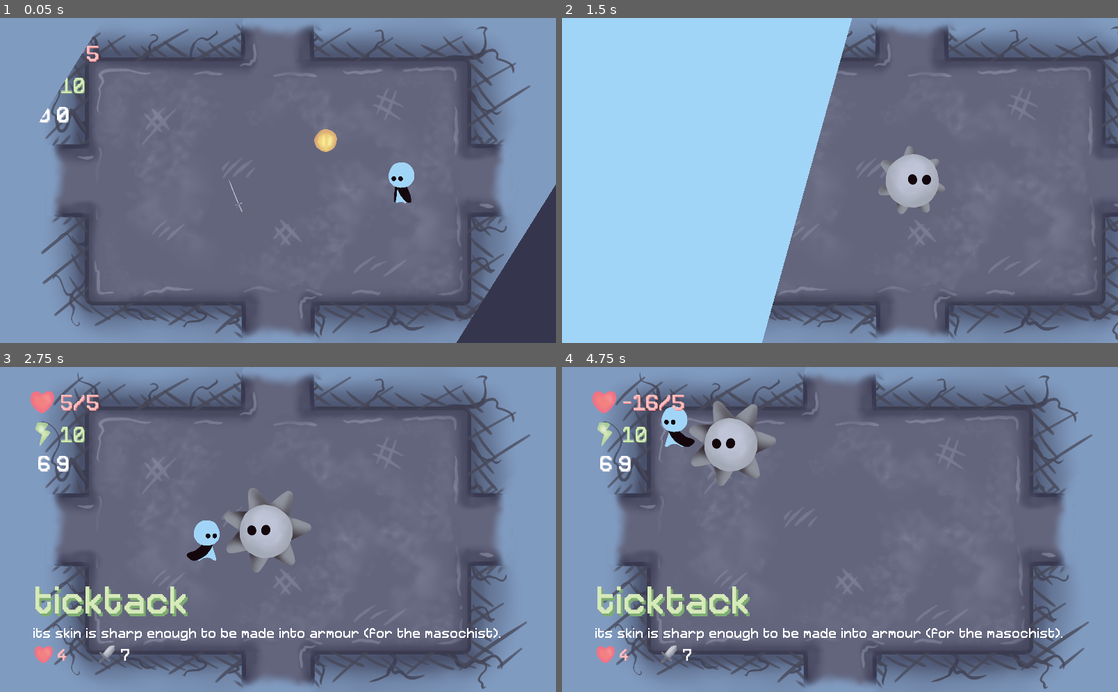
Above: before the commit, frames 1-4 (two rows, left to right).
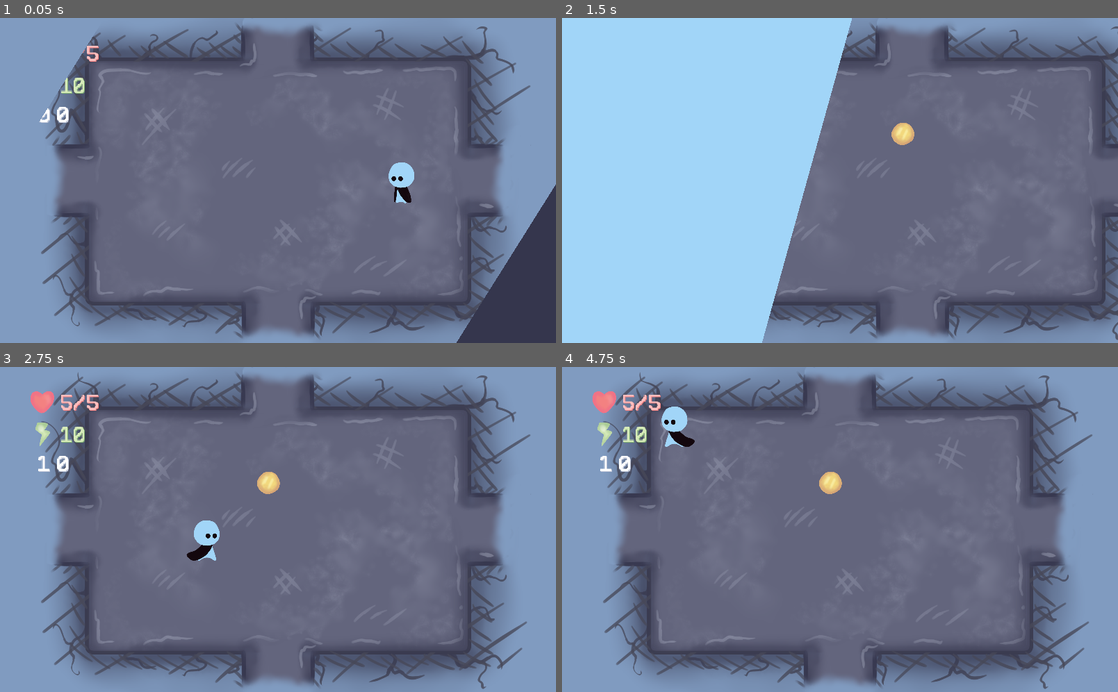
Above: after the commit, the same moments.

Repository: bucketfish/box-arena
Game: Godot game, scene res://base.tscn
Two runs of this game, one before a commit and one after it. Both use one fixed random seed, a clock stepped at 60 frames per second and the inputs below.
Inputs:
- Up to frame 1 (0.05 s): no input
- Up to frame 2 (1.5 s): tap Enter at 0.5 s; hold Right (right) 0.53-1.28 s; tap X (attack) at 0.6 s; hold Down (down) from 1.28 s (still down); tap Z (take) at 1.35 s
- Up to frame 3 (2.75 s): release Down (down) at 2.03 s; hold Right (right) from 2.03 s (still down); tap X (attack) at 2.1 s
- Up to frame 4 (4.75 s): release Right (right) at 2.78 s; hold Up (ui_up) 2.78-3.53 s; tap Z (take) at 2.85, 4.35 s; hold Left (left) from 3.53 s (still down); tap X (attack) at 3.6 s; tap Escape (pause) at 4.15 s

The runs differ from the first frame. In frame 1, 0.2% of the frame differs, in the area x 41-61%, y 34-60%; in frame 2, 1.6%; in frame 3, 4.8%; in frame 4, 5.2%, in the area x 6-90%, y 8-92%.

Commit message:
fishcow

Diff:
--- a/base.gd
+++ b/base.gd
@@ -38,7 +38,7 @@
 func start_game():
 	update_pause(false)
 	update_state("play")
-	propagate_call("reset")
+	propagate_call("reset_item")
 
 func save_and_quit():
 	update_pause(true)
--- a/gui/pause.gd
+++ b/gui/pause.gd
@@ -16,9 +16,9 @@
 
 # Called when the node enters the scene tree for the first time.
 func _ready():
-	reset()
+	reset_item()
 
-func reset():
+func reset_item():
 	backanim.play("RESET")
 	anim.play("RESET")
 	visible = false
--- a/persistent.gd
+++ b/persistent.gd
@@ -4,7 +4,7 @@
 
 var endgames = []
 
-var coords = Vector2(5, 9)
+var coords = Vector2()
 var places = {
 			Vector2(0, 0) :[],
 			Vector2(1, 0): ['cookie'],
Binary file added: assets/items/fishcow.png
Not shown, added: assets/items/fishcow.clip
